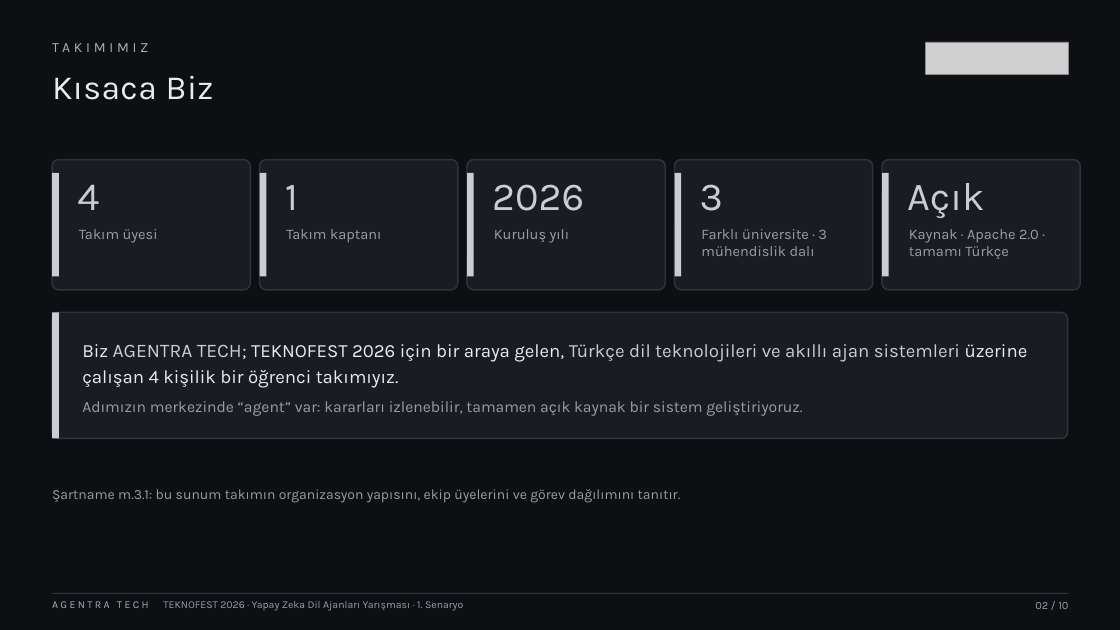
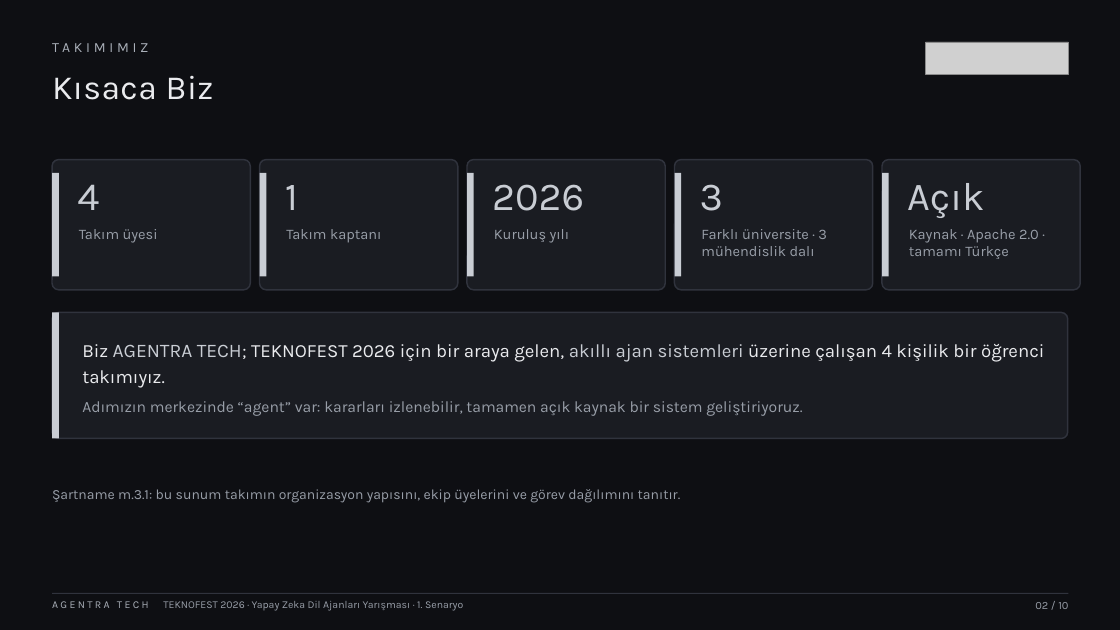
Before and after one commit to msgxr/teknofest-2026-kamu-evrak-akilli-ajan, a slide deck: slide 2 of presentations/Agentra_Tech_Takim_Tanitim_Sunum.pptx. Drawn at 1120x630 pixels with LibreOffice and Linux fonts; fonts in the diff are those of the drawing; grey boxes stand for pictures. Boxes give left, top, right and bottom in pixels: in the first picture for what was removed or moved away, otherwise in the second. Text is boxed around its words. In the diff, an @@ line names an element or a change of style, - is before the commit and + after.

```diff
--- a/presentations/Agentra_Tech_Takim_Tanitim_Sunum.pptx
+++ b/presentations/Agentra_Tech_Takim_Tanitim_Sunum.pptx
@@ text at [82,344,1044,388]: text changed @@
-Biz AGENTRA TECH; TEKNOFEST 2026 için bir araya gelen, Türkçe dil teknolojileri ve akıllı ajan sistemleri üzerine çalışan 4 kişilik bir öğrenci takımıyız.
+Biz AGENTRA TECH; TEKNOFEST 2026 için bir araya gelen, akıllı ajan sistemleri üzerine çalışan 4 kişilik bir öğrenci takımıyız.
```
Also in this commit, not shown: 2 other slides changed, 1 other file.
